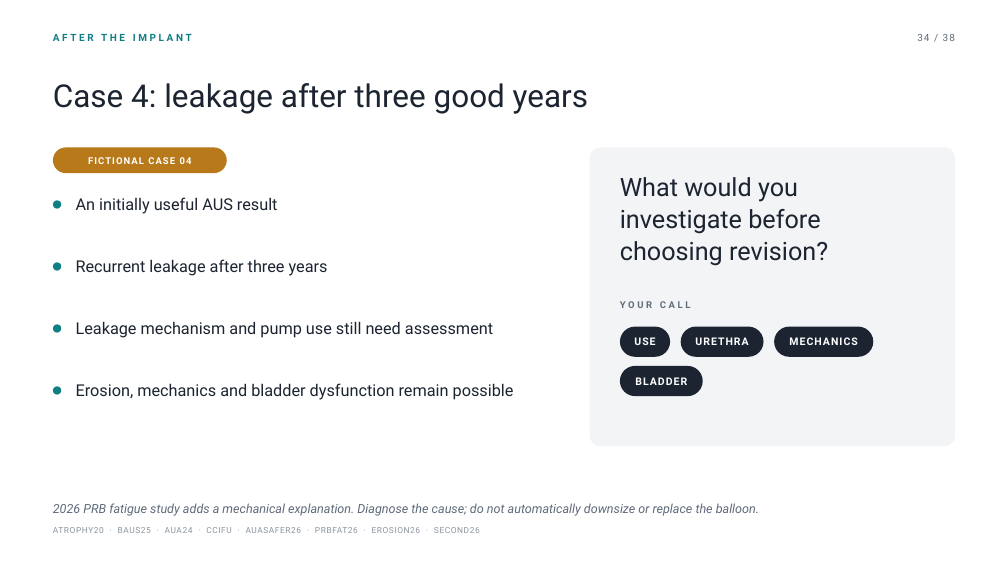
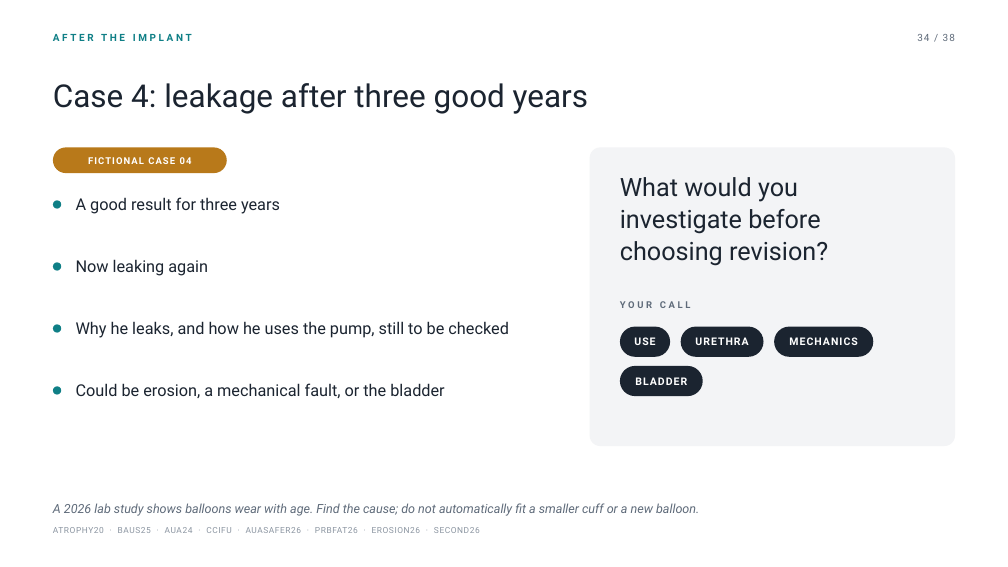
Before and after one commit to nityjr-ctrl/aus-presentation, a slide deck: slide 41 of presentation/AUS-teaching-deck.pptx. Drawn at 1008x567 pixels with LibreOffice and Linux fonts; fonts in the diff are those of the drawing. Boxes give left, top, right and bottom in pixels: in the first picture for what was removed or moved away, otherwise in the second. Text is boxed around its words. In the diff, an @@ line names an element or a change of style, - is before the commit and + after.

```diff
--- a/presentation/AUS-teaching-deck.pptx
+++ b/presentation/AUS-teaching-deck.pptx
@@ text at box(76, 197, 280, 214): text changed @@
-An initially useful AUS result
+A good result for three years
@@ text at box(76, 259, 208, 276): text changed @@
-Recurrent leakage after three years
+Now leaking again
@@ text at box(76, 321, 508, 338): text changed @@
-Leakage mechanism and pump use still need assessment
+Why he leaks, and how he uses the pump, still to be checked
@@ text at box(76, 383, 444, 398): text changed @@
-Erosion, mechanics and bladder dysfunction remain possible
+Could be erosion, a mechanical fault, or the bladder
@@ text at box(53, 503, 699, 516): text changed @@
-2026 PRB fatigue study adds a mechanical explanation. Diagnose the cause; do not automatically downsize or replace the balloon.
+A 2026 lab study shows balloons wear with age. Find the cause; do not automatically fit a smaller cuff or a new balloon.
```
Also in this commit, not shown: 35 other slides changed, 16 other files.
